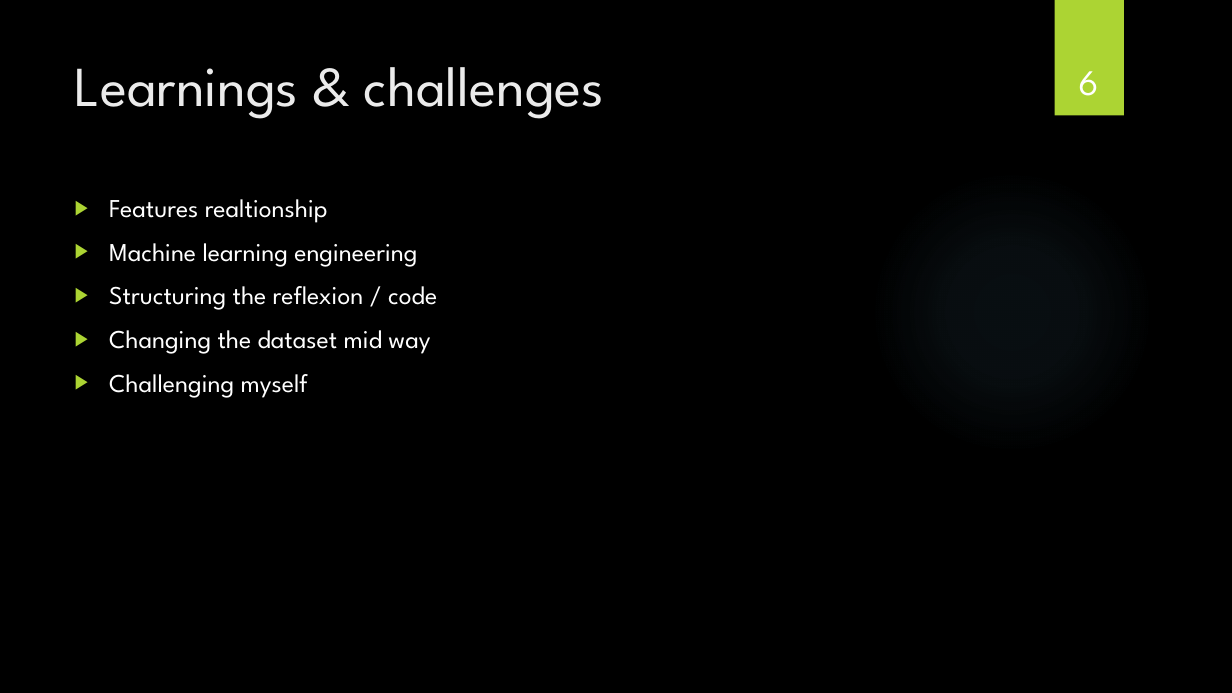
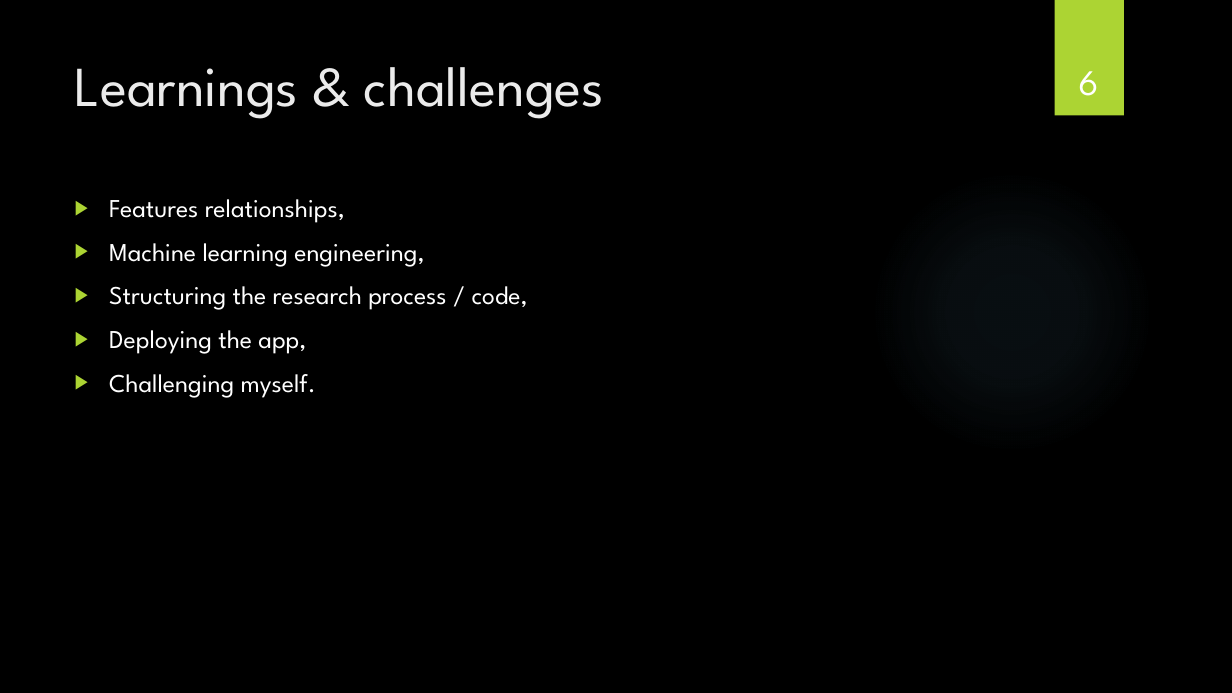
Before and after one commit to JeremDasilva/Project-Final, a slide deck: slide 6 of Car sales analysis and prediction.pptx. Drawn at 1232x693 pixels with LibreOffice and Linux fonts; fonts in the diff are those of the drawing; background and template pictures are left out. Boxes give left, top, right and bottom in pixels: in the first picture for what was removed or moved away, otherwise in the second. Text is boxed around its words. In the diff, an @@ line names an element or a change of style, - is before the commit and + after.

```diff
--- a/Car sales analysis and prediction.pptx
+++ b/Car sales analysis and prediction.pptx
@@ text at bbox=[109, 199, 528, 398]: text changed @@
-▶ Features realtionship
-▶ Machine learning engineering
-▶ Structuring the reflexion / code
-▶ Changing the dataset mid way
-▶ Challenging myself
+▶ Features relationships,
+▶ Machine learning engineering,
+▶ Structuring the research process / code,
+▶ Deploying the app,
+▶ Challenging myself.
```
Also in this commit, not shown: 3 other slides changed, 1 other file.
